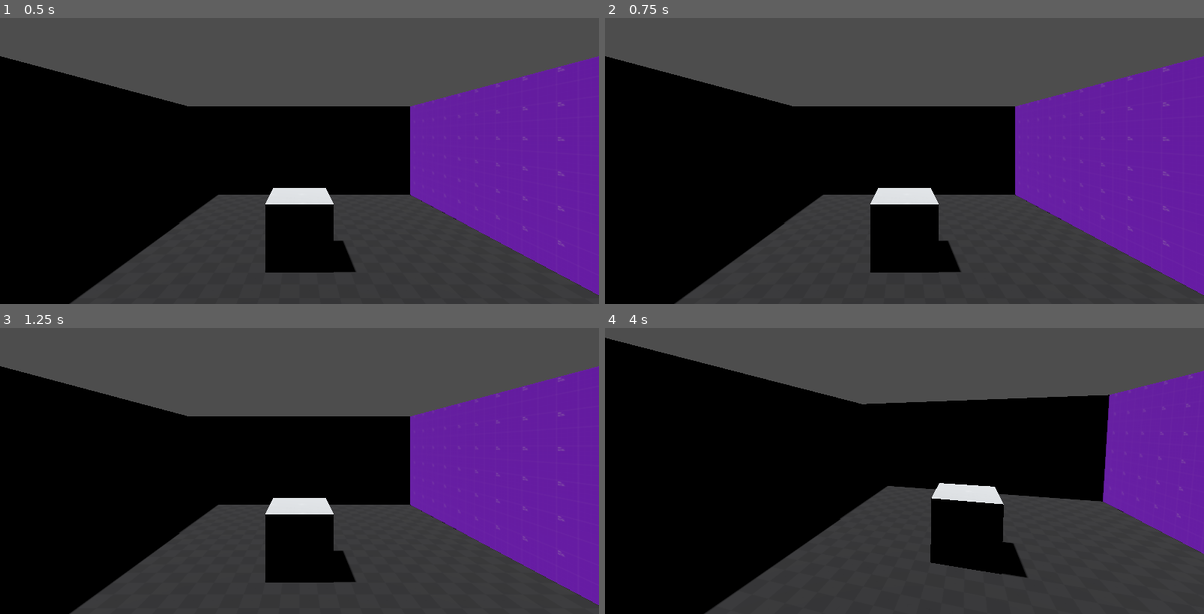
Above: before the commit, frames 1-4 (two rows, left to right).
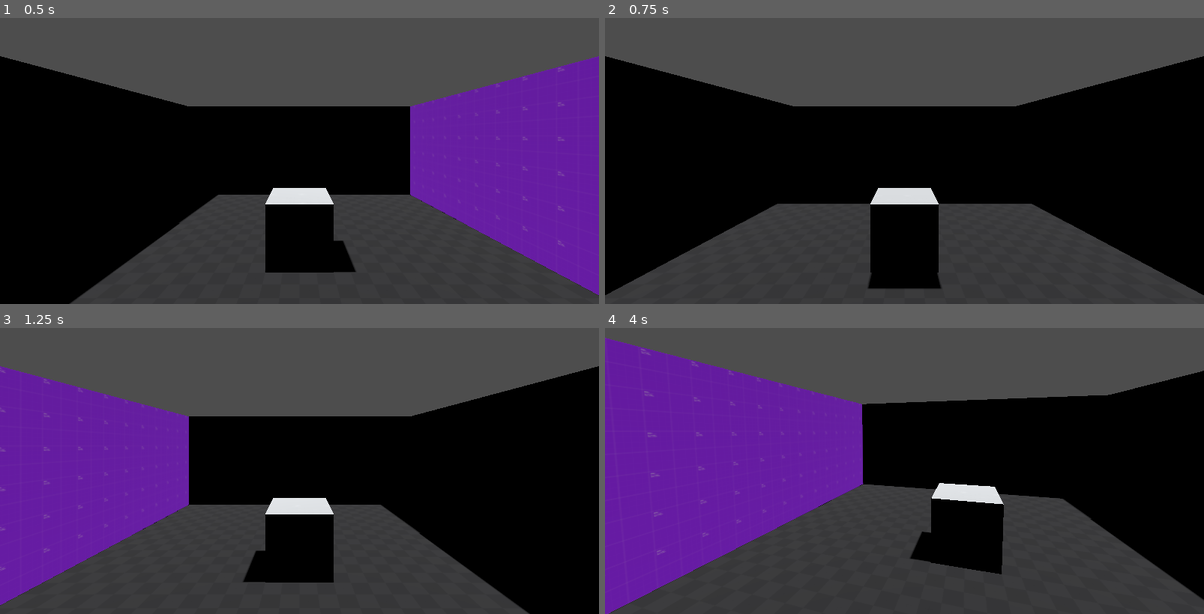
Above: after the commit, the same moments.

Repository: abaker-skudlarek/TMDG_Godot
Game: Godot game, scene res://Scenes/Main/main.tscn
Two runs of this game, one before a commit and one after it. Both use one fixed random seed, a clock stepped at 60 frames per second and the inputs below.
Inputs (mouse positions are in pixels of both pictures, inside the frame that each line leads up to):
- Up to frame 1 (0.5 s): no input
- Up to frame 2 (0.75 s): tap Enter at 0.5 s; move the mouse to (1036, 118) at 0.52 s; hold E (next_camera) from 0.53 s (still down); click (1036, 118) at 0.67 s
- Up to frame 3 (1.25 s): keep holding E (next_camera); tap Q (previous_camera) at 0.8 s
- Up to frame 4 (4 s): tap Space at 1.25, 2.75 s; move the mouse to (874, 448) at 1.27 s; release E (next_camera) at 1.28 s; tap Q (previous_camera) at 1.35, 2.3, 2.85, 3.8 s; tap E (next_camera) at 1.55, 3.05 s; tap Enter at 2, 3.5 s; move the mouse to (916, 439) at 2.02 s; hold E (next_camera) 2.03-2.78 s; move the mouse to (898, 450) at 2.77 s; move the mouse to (946, 450) at 3.52 s; hold E (next_camera) from 3.53 s (still down)

Frame 1 is identical in both runs. In frame 2, 23% of the frame differs, in the area x 0-100%, y 13-100%; in frame 3, 44%; in frame 4, 43%.

Commit message:
things are kind of working

Diff:
--- /dev/null
+++ b/Scenes/Agent/agent.gd
@@ -0,0 +1,28 @@
+extends Node3D
+
+# TODO:
+#	1. Might not want to instantiate the agent inside the level. Right now, it's the best way I can think of to give the agent access to the cameras
+
+@onready var cameras: Array[Node] = get_tree().get_nodes_in_group("cameras")
+var current_camera_index: int = 0
+
+
+func _unhandled_key_input(event: InputEvent) -> void:
+	if event.is_action_pressed("next_camera"):
+		switch_to_next_camera()
+	elif event.is_action_pressed("previous_camera"):
+		switch_to_previous_camera()
+
+
+func switch_to_next_camera() -> void:
+	current_camera_index += 1
+	if current_camera_index >= cameras.size():
+		current_camera_index = 0
+	cameras[current_camera_index].camera.current = true
+
+
+func switch_to_previous_camera() -> void:
+	current_camera_index += 1
+	if current_camera_index >= cameras.size():
+		current_camera_index = 0
+	cameras[current_camera_index].camera.current = true
--- /dev/null
+++ b/Scenes/Agent/agent.tscn
@@ -0,0 +1,6 @@
+[gd_scene load_steps=2 format=3 uid="uid://berq6fut4beji"]
+
+[ext_resource type="Script" path="res://Scenes/Agent/agent.gd" id="1_ui8ny"]
+
+[node name="Agent" type="Node3D"]
+script = ExtResource("1_ui8ny")
--- a/Scenes/Levels/LevelTest/level_test.tscn
+++ b/Scenes/Levels/LevelTest/level_test.tscn
@@ -1,5 +1,6 @@
-[gd_scene load_steps=26 format=3 uid="uid://cils1t7noq8op"]
+[gd_scene load_steps=27 format=3 uid="uid://cils1t7noq8op"]
 
+[ext_resource type="PackedScene" uid="uid://berq6fut4beji" path="res://Scenes/Agent/agent.tscn" id="1_3hfdr"]
 [ext_resource type="Texture2D" uid="uid://bw5jqjbt6swqr" path="res://Assets/Textures/PrototypeTextures/Dark/texture_09.png" id="1_icb46"]
 [ext_resource type="Texture2D" uid="uid://bqngi8s10dn1u" path="res://Assets/Textures/PrototypeTextures/Orange/texture_01.png" id="2_qffyx"]
 [ext_resource type="Texture2D" uid="uid://1i353m88qk1d" path="res://Assets/Textures/PrototypeTextures/Purple/texture_01.png" id="3_e7cvp"]
@@ -76,6 +77,8 @@
 
 [node name="LevelTest" type="Node3D"]
 
+[node name="Agent" parent="." instance=ExtResource("1_3hfdr")]
+
 [node name="Environment" type="Node3D" parent="."]
 
 [node name="DirectionalLight3D" type="DirectionalLight3D" parent="Environment"]
@@ -138,14 +141,14 @@
 [node name="CollisionShape3D" type="CollisionShape3D" parent="Environment/Box"]
 shape = SubResource("ConcavePolygonShape3D_ht6k3")
 
-[node name="RedCamera" parent="." instance=ExtResource("7_yg56w")]
+[node name="RedCamera" parent="." groups=["cameras"] instance=ExtResource("7_yg56w")]
 transform = Transform3D(-4.37114e-08, 0, -1, 0, 1, 0, 1, 0, -4.37114e-08, -7.4, 4, 0)
 
-[node name="PurpleCamera" parent="." instance=ExtResource("7_yg56w")]
+[node name="PurpleCamera" parent="." groups=["cameras"] instance=ExtResource("7_yg56w")]
 transform = Transform3D(1, 0, 0, 0, 1, 0, 0, 0, 1, 0, 4, 7.4)
 
-[node name="GreenCamera" parent="." instance=ExtResource("7_yg56w")]
+[node name="GreenCamera" parent="." groups=["cameras"] instance=ExtResource("7_yg56w")]
 transform = Transform3D(-4.37114e-08, 0, 1, 0, 1, 0, -1, 0, -4.37114e-08, 7.4, 4, 0)
 
-[node name="OrangeCamera" parent="." instance=ExtResource("7_yg56w")]
+[node name="OrangeCamera" parent="." groups=["cameras"] instance=ExtResource("7_yg56w")]
 transform = Transform3D(-1, 0, 8.74228e-08, 0, 1, 0, -8.74228e-08, 0, -1, 0, 4, -7.4)
